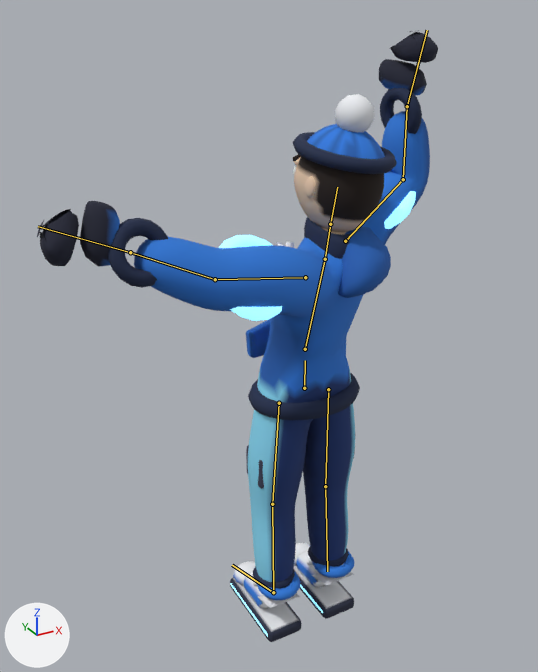
What one commit did to the glTF model assets/models/avatar_bleu2_rig.glb.
The view is the same before and after, from a 50 mm lens placed at (-1.14, -1.83, 2.06), pointed at (-0.04, 0.18, 1.05). The axes (+X, +Y, +Z) are drawn at lower left. The lights are the same throughout. The first picture is the older version. Both versions are drawn at frame 6 of the action 'Lancer'; the numbers are the values there. The bones that change, and the others that lie on the model, are drawn over the model as lines.

Objects in the first picture: 'Personnage'.
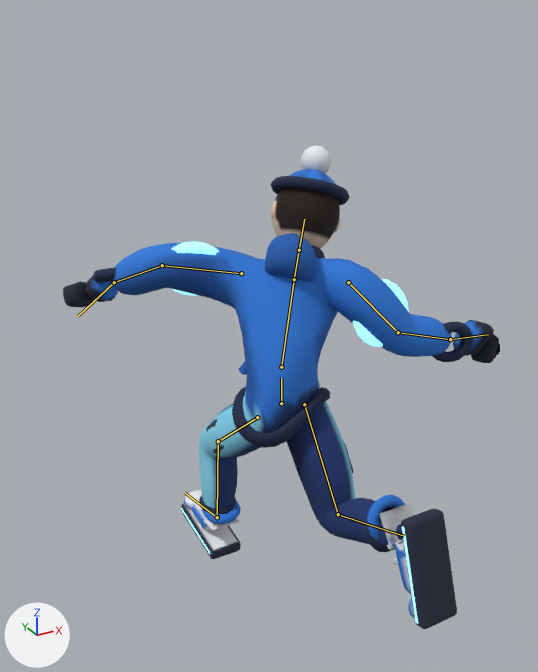
What differs and where, as boxes [x1, y1, x2, y2] in the pictures (538 x 672 px):
'Personnage', posed (9% wider, 21% shorter): before [37, 30, 438, 642]; after [63, 146, 500, 629]
bone 'Hanches', root to tip: before (304, 388) to (305, 360); after (281, 403) to (281, 378)
bone 'Cuisse.D', root to tip: before (328, 389) to (325, 486); after (304, 404) to (338, 514)
bone 'Tibia.D', root to tip: before (325, 486) to (327, 571); after (338, 514) to (404, 536)
bone 'Cuisse.G', root to tip: before (279, 403) to (272, 504); after (257, 417) to (218, 441)
bone 'Tibia.G', root to tip: before (272, 504) to (273, 592); after (218, 441) to (217, 517)
bone 'Dos', root to tip: before (305, 349) to (325, 259); after (281, 367) to (294, 279)
bone 'Bras.D', root to tip: before (345, 241) to (403, 179); after (348, 282) to (398, 332)
bone 'AvantBras.D', root to tip: before (403, 179) to (407, 106); after (398, 332) to (450, 339)
bone 'Bras.G', root to tip: before (305, 277) to (215, 279); after (241, 273) to (162, 265)
bone 'AvantBras.G', root to tip: before (215, 279) to (130, 252); after (162, 265) to (114, 282)
bone 'Tete', root to tip: before (330, 224) to (337, 187); after (299, 250) to (304, 219)

Edits to the bpy script that builds the scene:
```text
Change bone_hanches:
    where bone_hanches = bpy.data.objects['Rig'].pose.bones['Hanches']
    bone_hanches.location: (0.0, 0.0, 0.0) -> (0.0, -0.129, -0.149)
Change bone_cuisse_d:
    where bone_cuisse_d = bpy.data.objects['Rig'].pose.bones['Cuisse.D']  # child of 'Hanches'
    bone_cuisse_d.rotation_quaternion: (1.0, 0.0, 0.0, 0.0) -> (-0.953, 0.304, 0.01, 0.009)  # degrees (0, 0, 0) -> degrees (-35, -1, -1)
Change bone_tibia_d:
    where bone_tibia_d = bpy.data.objects['Rig'].pose.bones['Tibia.D']  # child of 'Cuisse.D'
    bone_tibia_d.rotation_quaternion: (1.0, 0.0, 0.0, 0.0) -> (0.799, -0.601, -0.011, -0.012)  # degrees (0, 0, 0) -> degrees (-74, -2, 0)
Change bone_cuisse_g:
    where bone_cuisse_g = bpy.data.objects['Rig'].pose.bones['Cuisse.G']  # child of 'Hanches'
    bone_cuisse_g.rotation_quaternion: (1.0, 0.0, 0.0, 0.0) -> (0.916, 0.401, -0.013, -0.012)  # degrees (0, 0, 0) -> degrees (47, -1, -2)
Change bone_tibia_g:
    where bone_tibia_g = bpy.data.objects['Rig'].pose.bones['Tibia.G']  # child of 'Cuisse.G'
    bone_tibia_g.rotation_quaternion: (1.0, 0.0, 0.0, 0.0) -> (0.935, -0.355, 0.007, 0.007)  # degrees (0, 0, 0) -> degrees (-42, 1, 0)
Change bone_dos:
    where bone_dos = bpy.data.objects['Rig'].pose.bones['Dos']  # child of 'Hanches'
    bone_dos.rotation_quaternion: (0.94, 0.08, 0.331, -0.032) -> (0.885, -0.283, -0.354, -0.107)  # degrees (9, 39, -1) -> degrees (-36, -43, 1)
Change bone_bras_d:
    where bone_bras_d = bpy.data.objects['Rig'].pose.bones['Bras.D']  # child of 'Dos'
    bone_bras_d.rotation_quaternion: (0.692, 0.284, -0.017, -0.661) -> (0.753, 0.116, 0.557, 0.329)  # degrees (26, 21, -82) -> degrees (57, 50, 76)
Change bone_avantbras_d:
    where bone_avantbras_d = bpy.data.objects['Rig'].pose.bones['AvantBras.D']  # child of 'Bras.D'
    bone_avantbras_d.rotation_quaternion: (0.873, 0.322, -0.062, -0.361) -> (0.946, 0.201, 0.213, 0.14)  # degrees (38, 7, -43) -> degrees (28, 20, 22)
Change bone_bras_g:
    where bone_bras_g = bpy.data.objects['Rig'].pose.bones['Bras.G']  # child of 'Dos'
    bone_bras_g.rotation_quaternion: (0.845, 0.454, -0.242, -0.144) -> (0.904, -0.044, 0.184, 0.383)  # degrees (61, -16, -29) -> degrees (4, 22, 47)
Change bone_avantbras_g:
    where bone_avantbras_g = bpy.data.objects['Rig'].pose.bones['AvantBras.G']  # child of 'Bras.G'
    bone_avantbras_g.rotation_quaternion: (0.987, 0.1, -0.106, -0.069) -> (0.862, 0.314, -0.333, -0.219)  # degrees (12, -11, -9) -> degrees (50, -26, -41)
Change bone_tete:
    where bone_tete = bpy.data.objects['Rig'].pose.bones['Tete']  # child of 'Cou'
    bone_tete.rotation_quaternion: (0.968, 0.0, -0.252, -0.005) -> (0.974, 0.1, 0.204, -0.017)  # degrees (0, -29, -1) -> degrees (12, 24, 0)
```
